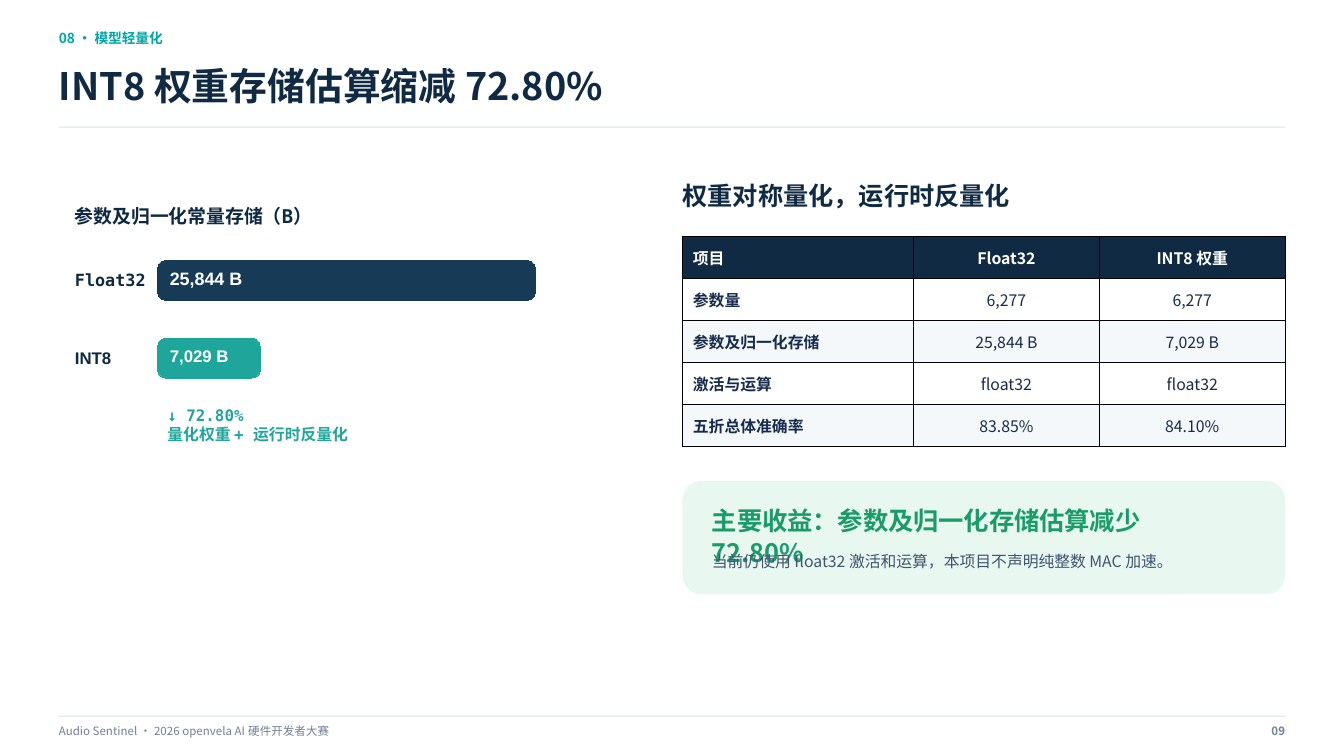
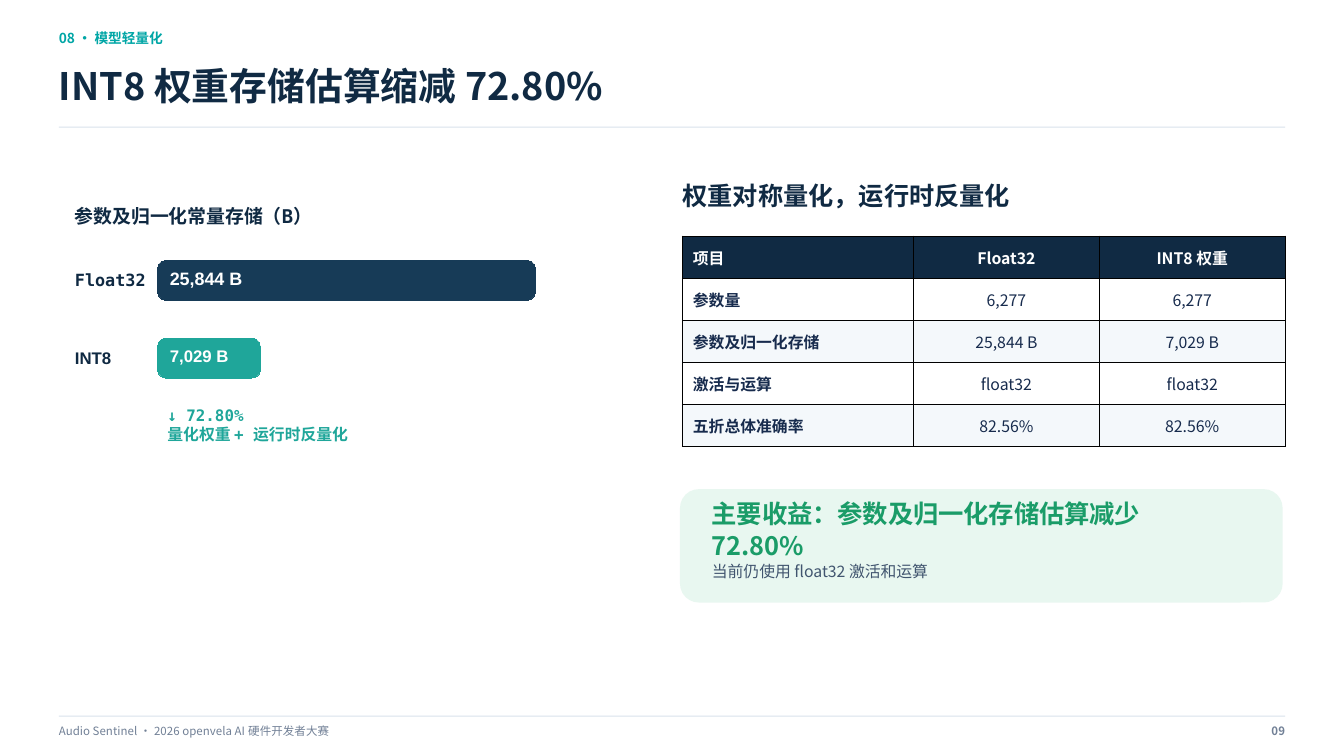
Before and after one commit to open-vela/contest2026_456_wuheihei, a slide deck: slide 9 of docs/submission/Audio_Sentinel_openvela大赛答辩_v2.pptx. Drawn at 1344x756 pixels with LibreOffice and Linux fonts; fonts in the diff are those of the drawing. Boxes give left, top, right and bottom in pixels: in the first picture for what was removed or moved away, otherwise in the second. Text is boxed around its words. In the diff, an @@ line names an element or a change of style, - is before the commit and + after.

```diff
--- a/docs/submission/Audio_Sentinel_openvela大赛答辩_v2.pptx
+++ b/docs/submission/Audio_Sentinel_openvela大赛答辩_v2.pptx
@@ table at <box>683,236,1285,446</box> @@
-row 5, column 2: 83.85%
+row 5, column 2: 82.56%
-row 5, column 3: 84.10%
+row 5, column 3: 82.56%
@@ rounded rectangle: place and size @@
-rounded rectangle at <box>683,481,1286,594</box>
+rounded rectangle at <box>681,489,1284,602</box>
@@ text "主要收益：参数及归一化存储估算减少 72.80%" rewrapped from <box>712,508,1141,569</box> to <box>712,501,1141,556</box> @@
@@ text at <box>712,563,928,579</box>: text changed @@
-当前仍使用 float32 激活和运算，本项目不声明纯整数 MAC 加速。
+当前仍使用 float32 激活和运算
```
Also in this commit, not shown: 3 other slides changed.
